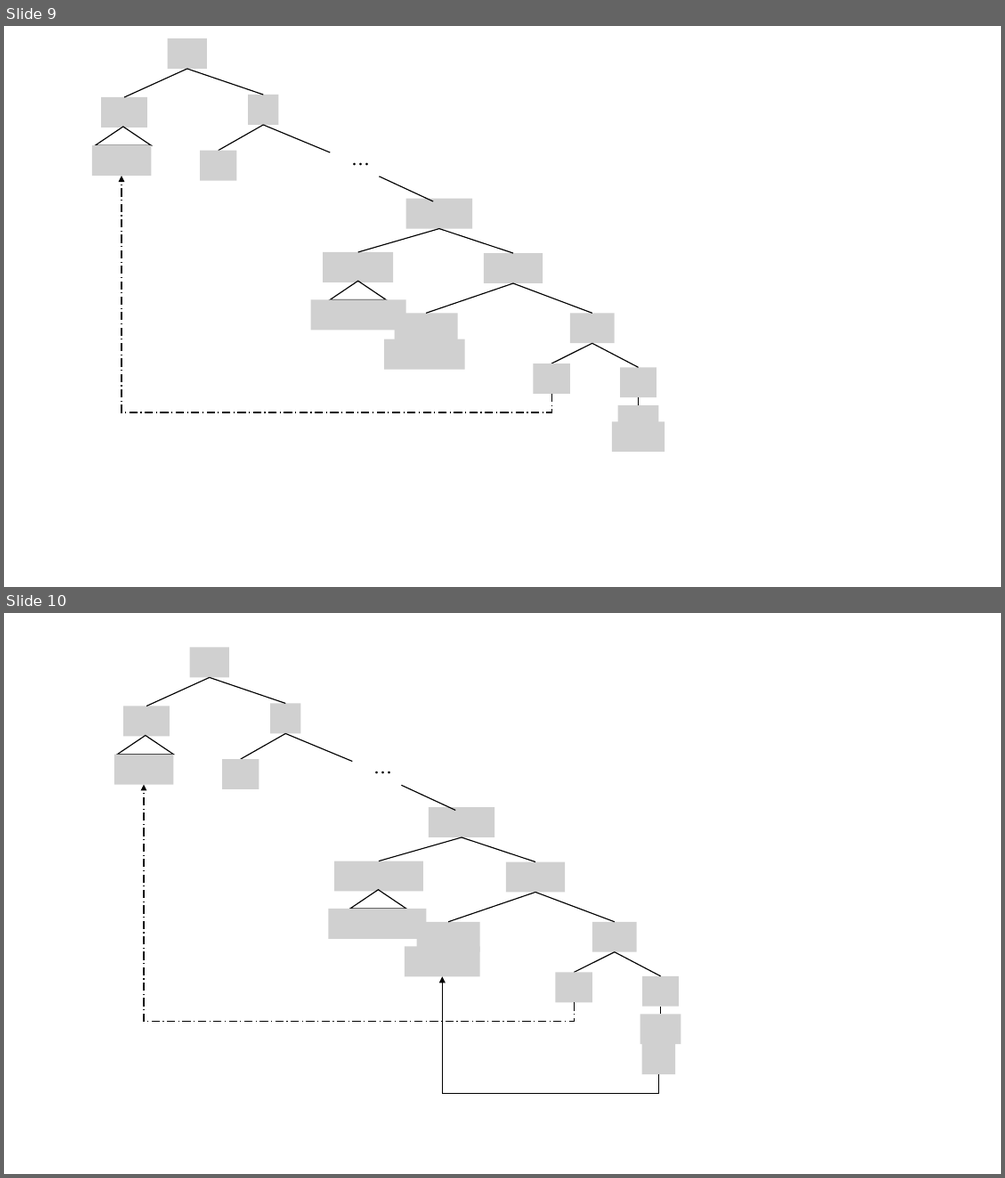
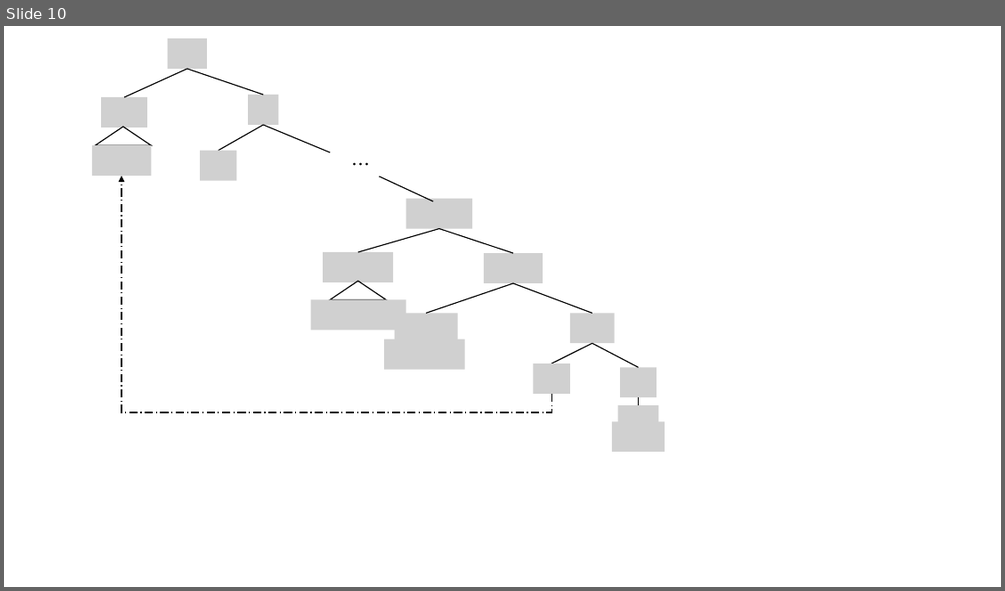
Before and after one commit to NoemieGrf/DegreeSemantic, a slide deck: 正文/latex/pic.pptx. Shown one above the other, each under a label of ours: slides 9 and 10 before the commit, slide 10 after it. The pictures are 1005x1178 and 1005x591 pixels, drawn with LibreOffice and Linux fonts; fonts in the diff are those of the drawing; grey boxes stand for pictures. Boxes give left, top, right and bottom in pixels: in the first picture for what was removed or moved away, otherwise in the second. Text is boxed around its words. In the diff, an @@ line names an element or a change of style, - is before the commit and + after.

```diff
--- a/正文/latex/pic.pptx
+++ b/正文/latex/pic.pptx
@@ slide 10 removed at [4,613,1001,1174], background #FFFFFF @@
@@ picture removed at [189,648,229,677] @@
@@ line removed from (146, 706) to (210, 677) @@
@@ line removed from (286, 704) to (210, 677) @@
@@ picture removed at [123,706,170,736] @@
@@ picture removed at [270,704,301,733] @@
@@ triangle removed at [118,736,174,755] @@
@@ line removed from (286, 733) to (241, 759) @@
@@ line removed from (286, 733) to (353, 761) @@
@@ picture removed at [114,755,173,784] @@
@@ picture removed at [222,759,259,788] @@
@@ text removed at [367,758,395,788] @@
-…
@@ elbow arrow removed from (574, 1003) to (144, 784) @@
@@ line removed from (455, 811) to (401, 785) @@
@@ picture removed at [429,807,495,837] @@
@@ line removed from (461, 837) to (379, 861) @@
@@ line removed from (461, 837) to (535, 862) @@
@@ picture removed at [334,861,423,892] @@
@@ picture removed at [506,862,565,892] @@
@@ triangle removed at [350,890,406,908] @@
@@ line removed from (535, 892) to (448, 922) @@
@@ line removed from (535, 892) to (615, 922) @@
@@ picture removed at [329,908,427,938] @@
@@ picture removed at [417,922,480,952] @@
@@ picture removed at [592,922,637,952] @@
@@ picture removed at [404,947,480,976] @@
@@ line removed from (615, 952) to (574, 972) @@
@@ line removed from (615, 952) to (661, 976) @@
@@ elbow arrow removed from (658, 1074) to (442, 976) @@
@@ picture removed at [555,972,591,1002] @@
@@ picture removed at [643,976,680,1005] @@
@@ line removed from (661, 1013) to (661, 1006) @@
@@ picture removed at [640,1013,680,1044] @@
@@ picture removed at [642,1044,676,1074] @@
@@ what was slide 9 is now slide 10 @@
```
Also in this commit, not shown: 5 slides added, 2 other slides removed, 7 other files.
